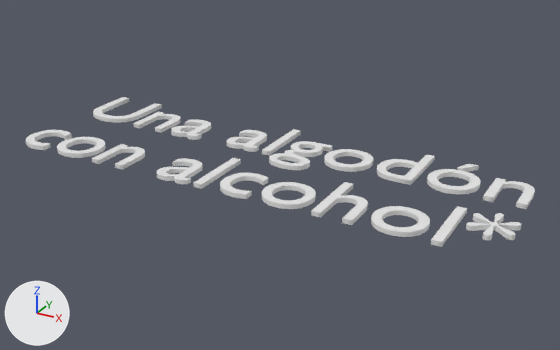
The Blender file Medical/Assets/AR2/Seba/IntroducciónRA2/Textos intro/Textos 4/UNALGODON.blend as it was, and as the next commit left it.
Rendered twice from a 50 mm camera at (6.86, -9.91, 11.69) aimed at (3.47, -3.75, 8.61). Arrows for +X, +Y and +Z are at lower left; the lights stay in place.

The first picture shows 'Text'.
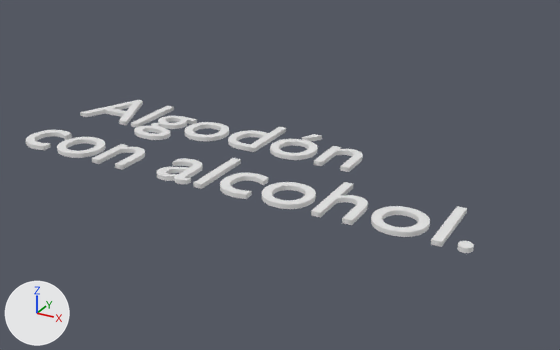
Location of each change, (x1, y1, x2, y2) in pixels of the pictures (560 x 350 px):
```json
{"object": "Text", "change": "text changed", "before": [26, 97, 535, 247], "after": [26, 100, 474, 253]}
```

Scene script edits in JSON lines:
```json
{"op": "set", "path": "txt_text.body", "old": "'Una algodón \\ncon alcohol*'", "new": "'Algodón \\ncon alcohol.'"}
```
